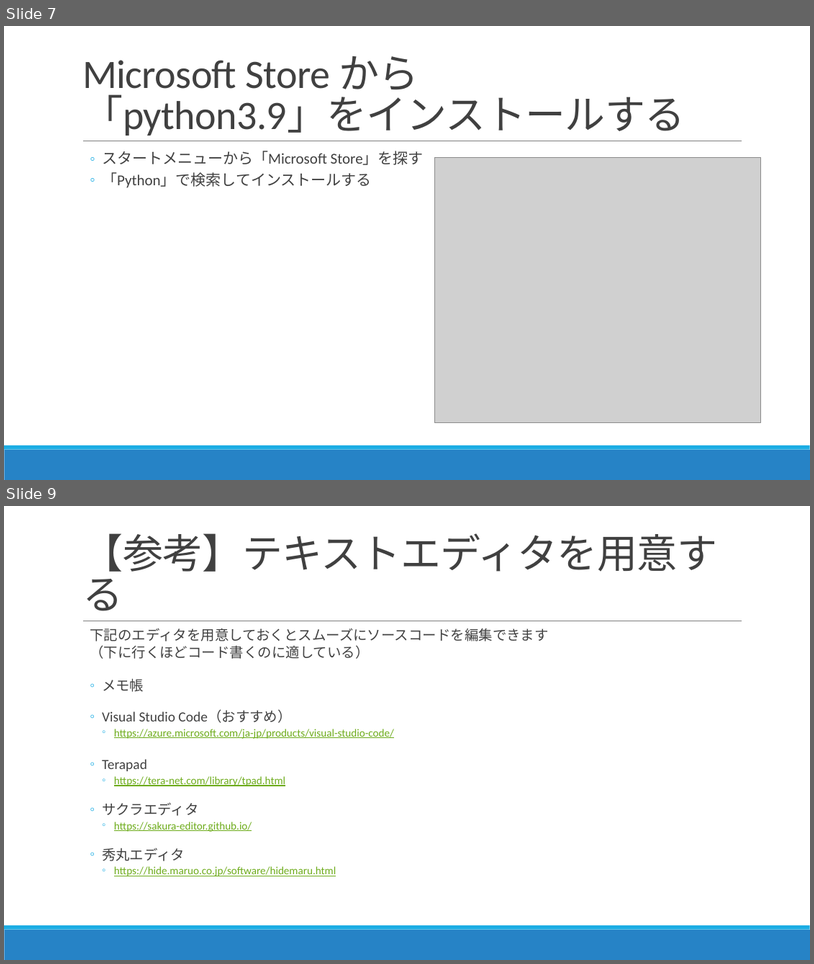
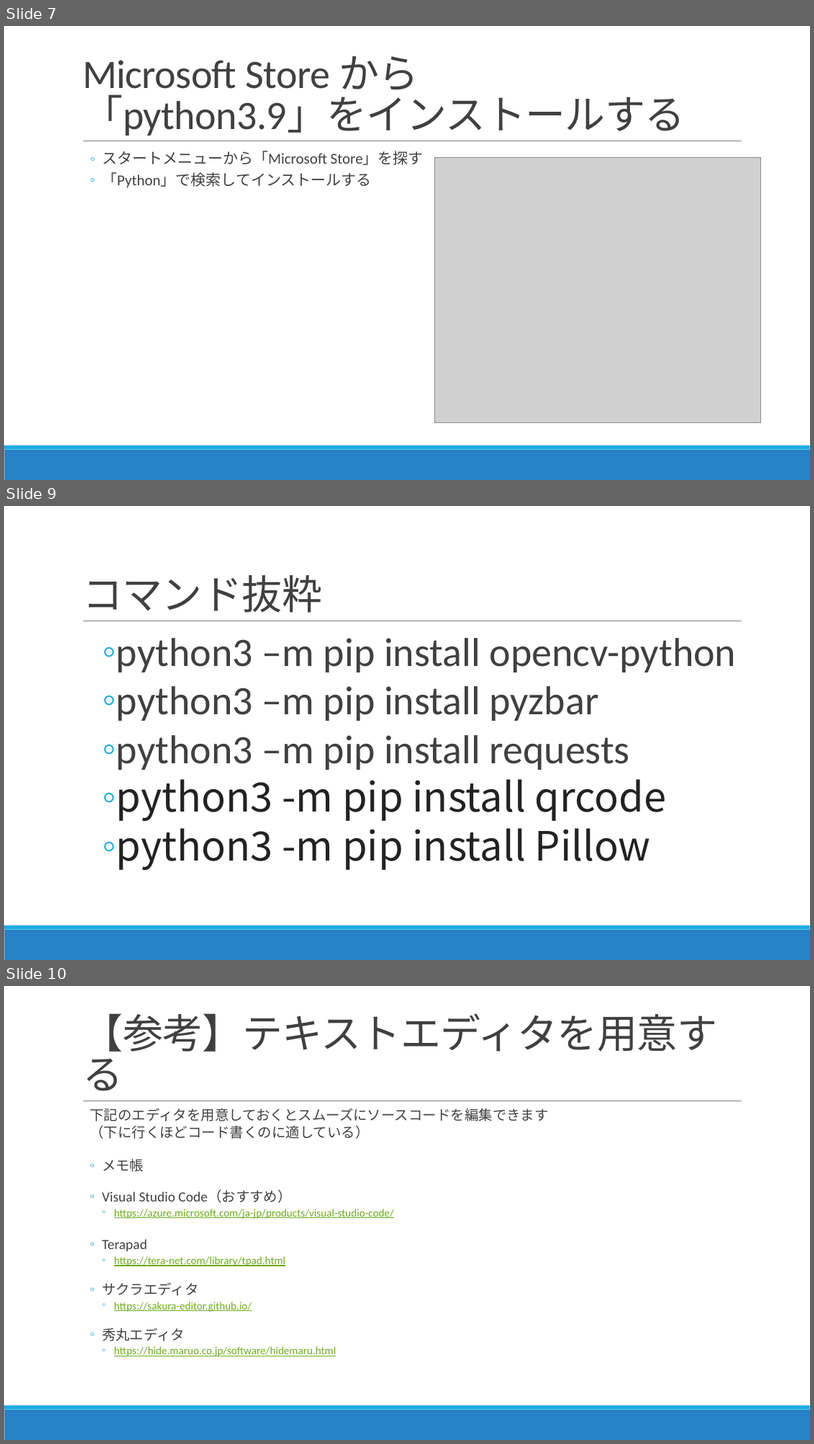
Before and after one commit to nc30mtd/noastec-smiottk, a slide deck: IoTセミナーテキスト.pptx. Shown one above the other, each under a label of ours: slides 7 and 9 before the commit, slides 7, 9 and 10 after it; the slides between them are not shown. The pictures are 814x964 and 814x1444 pixels, drawn with LibreOffice and Linux fonts; fonts in the diff are those of the drawing; grey boxes stand for pictures. Boxes give left, top, right and bottom in pixels: in the first picture for what was removed or moved away, otherwise in the second. Text is boxed around its words. In the diff, an @@ line names an element or a change of style, - is before the commit and + after.

```diff
--- a/IoTセミナーテキスト.pptx
+++ b/IoTセミナーテキスト.pptx
@@ slide 9 added at (x1=4, y1=506, x2=810, y2=960), background #FFFFFF; not listed: 3 template elements that a slide beside it also shows @@
@@ title added at (x1=82, y1=575, x2=322, y2=613), 48 pt, text #404040 @@
+コマンド抜粋
@@ text added at (x1=116, y1=638, x2=737, y2=870), 48 pt, text #404040 @@
+    ◦ python3 –m pip install opencv-python
+    ◦ python3 –m pip install pyzbar
+    ◦ python3 –m pip install requests
+    ◦ python3 -m pip install qrcode
+    ◦ python3 -m pip install Pillow
@@ what was slide 9 is now slide 10 @@
```
Also in this commit, not shown: 2 slides changed.
